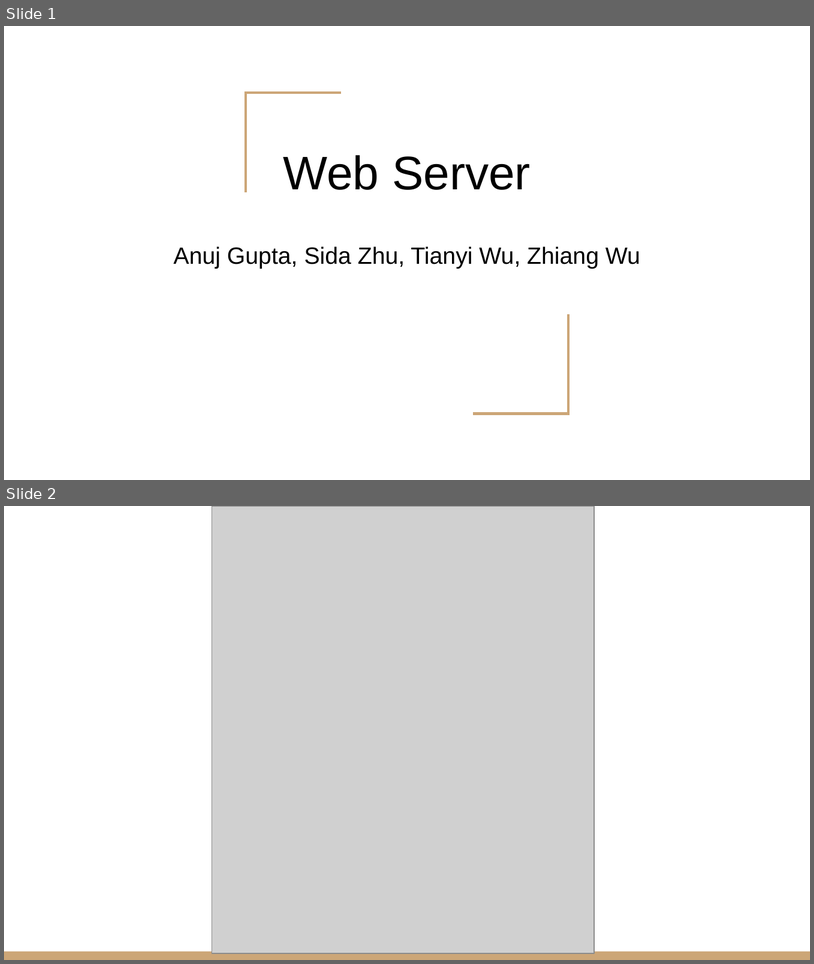
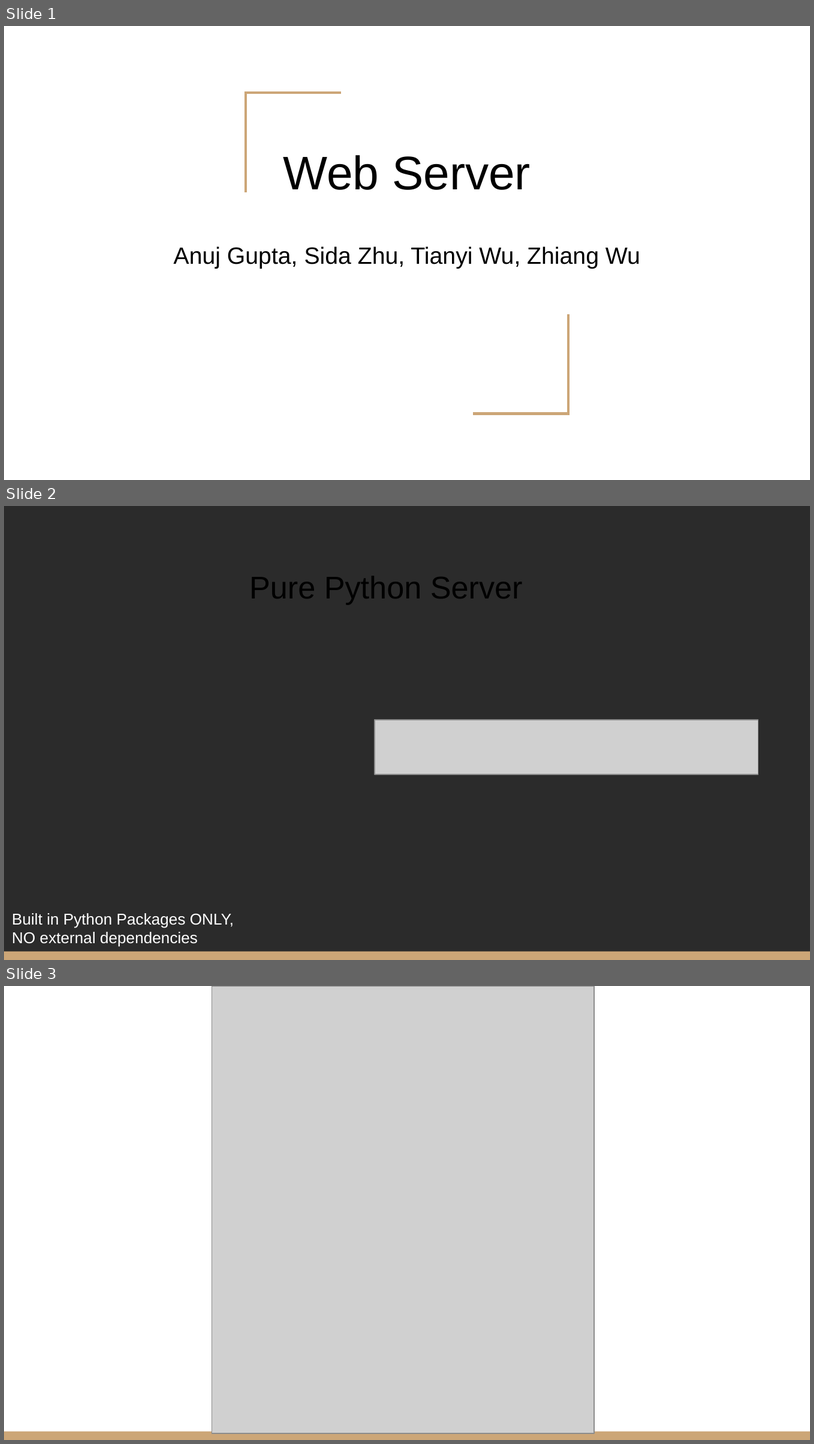
Before and after one commit to ALo0f/CSE389Project, a slide deck: website/CSE389.pptx. Shown one above the other, each under a label of ours: slides 1 and 2 before the commit, slides 1, 2 and 3 after it. The pictures are 814x964 and 814x1444 pixels, drawn with LibreOffice and Linux fonts; fonts in the diff are those of the drawing; grey boxes stand for pictures; background and template pictures are left out; a plain dark background stands for a picture behind light text. Boxes give left, top, right and bottom in pixels: in the first picture for what was removed or moved away, otherwise in the second. Text is boxed around its words. In the diff, an @@ line names an element or a change of style, - is before the commit and + after.

Commit message:
ppt updated

```diff
--- a/website/CSE389.pptx
+++ b/website/CSE389.pptx
@@ slide 2 added at <box>4,506,810,960</box>, background picture (left out); not listed: 1 template element that a slide beside it also shows @@
@@ text added at <box>249,576,523,604</box>, 28 pt, text #000000 @@
+Pure Python Server
@@ picture added at <box>375,720,759,775</box> @@
@@ text added at <box>12,913,234,946</box>, 14 pt, text #FFFFFF @@
+Built in Python Packages ONLY,
+NO external dependencies
@@ what was slide 2 is now slide 3 @@
```
